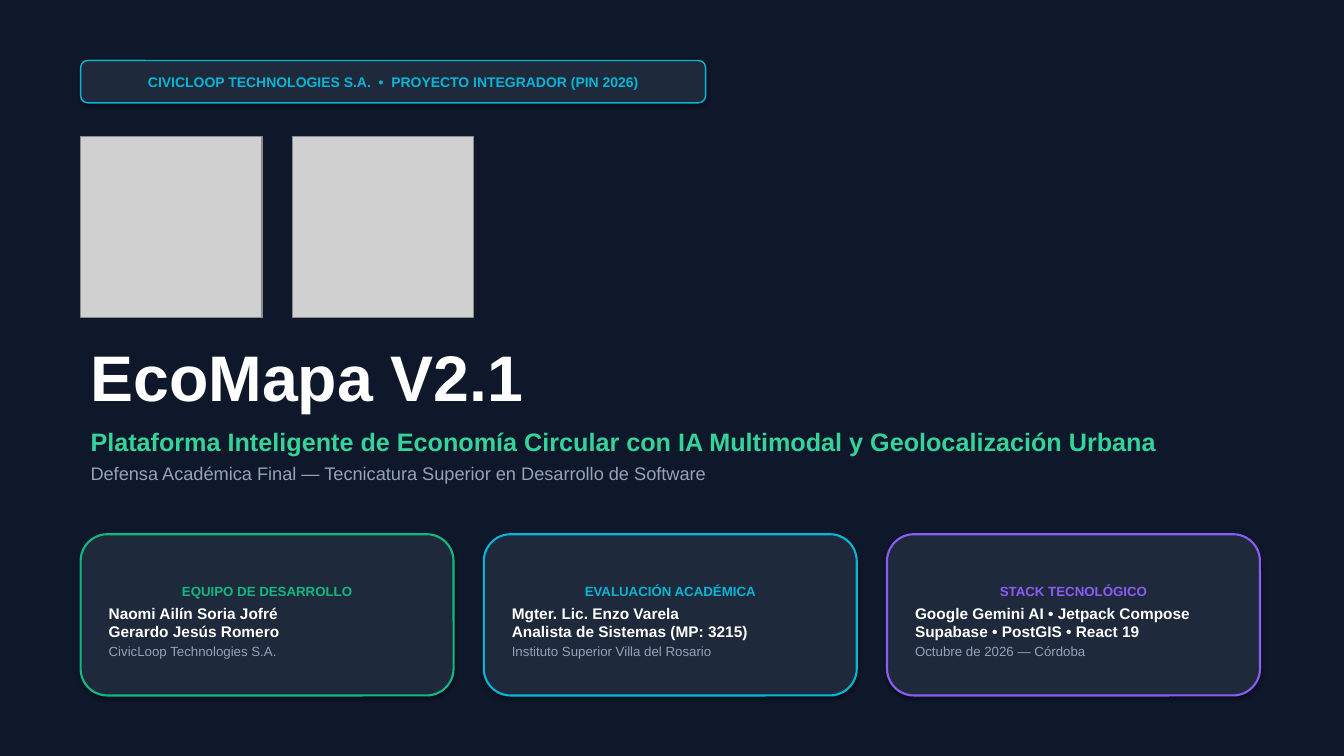
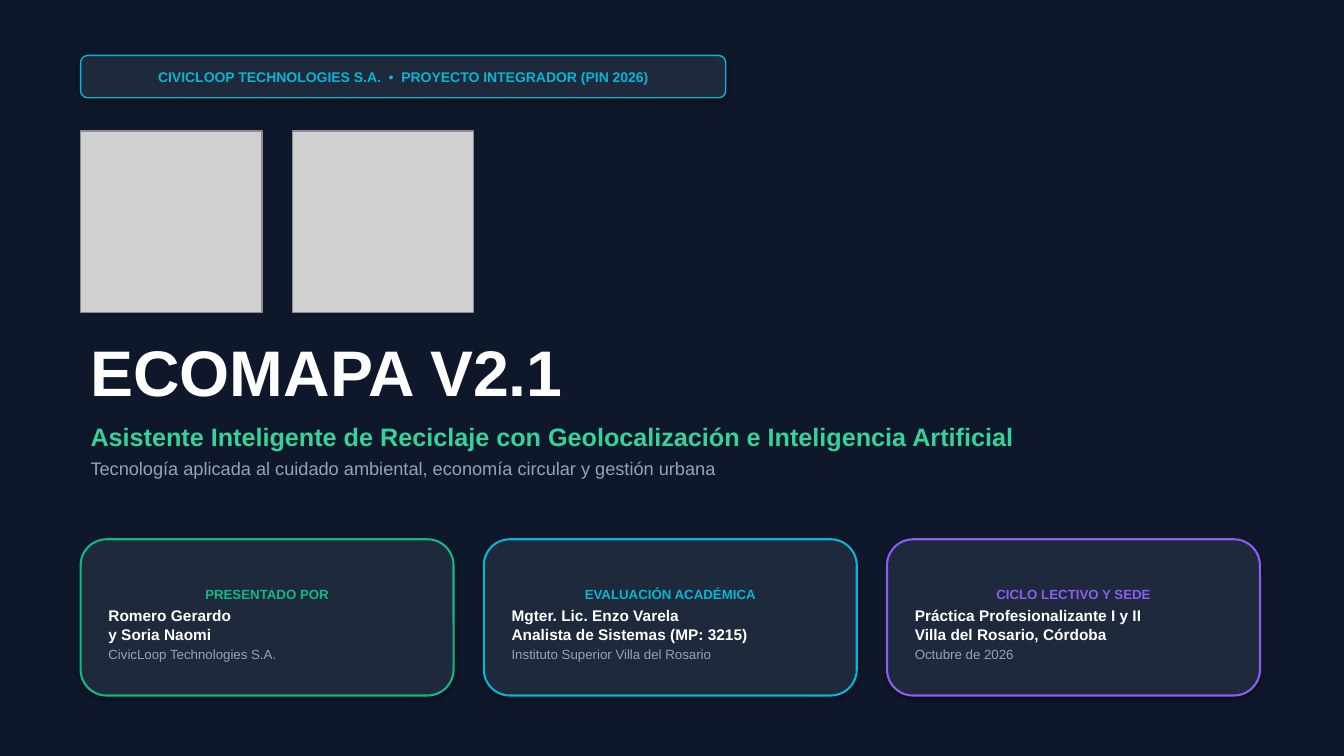
Before and after one commit to RomeroGerardo/EcoMapaLandinPage, a slide deck: slide 1 of Presentación - EcoMapa.pptx. Drawn at 1344x756 pixels with LibreOffice and Linux fonts; fonts in the diff are those of the drawing; grey boxes stand for pictures. Boxes give left, top, right and bottom in pixels: in the first picture for what was removed or moved away, otherwise in the second. Text is boxed around its words. In the diff, an @@ line names an element or a change of style, - is before the commit and + after.

```diff
--- a/Presentación - EcoMapa.pptx
+++ b/Presentación - EcoMapa.pptx
@@ rounded rectangle "CIVICLOOP TECHNOLOGIES S.A. • PROYECTO ...": place and size @@
-rounded rectangle "CIVICLOOP TECHNOLOGIES S.A. • PROYECTO ..." at (81, 60, 706, 103)
+rounded rectangle "CIVICLOOP TECHNOLOGIES S.A. • PROYECTO ..." at (81, 55, 726, 98)
@@ picture: place and size @@
-picture at (81, 136, 262, 318)
+picture at (81, 131, 262, 313)
@@ picture: place and size @@
-picture at (292, 136, 474, 318)
+picture at (292, 131, 474, 313)
@@ text at (91, 351, 1013, 479): text changed @@
-EcoMapa V2.1
-Plataforma Inteligente de Economía Circular con IA Multimodal y Geolocalización Urbana
-Defensa Académica Final — Tecnicatura Superior en Desarrollo de Software
+ECOMAPA V2.1
+Asistente Inteligente de Reciclaje con Geolocalización e Inteligencia Artificial
+Tecnología aplicada al cuidado ambiental, economía circular y gestión urbana
@@ rounded rectangle "PRESENTADO POR": place and size @@
-rounded rectangle "PRESENTADO POR" at (81, 534, 454, 696)
+rounded rectangle "PRESENTADO POR" at (81, 539, 454, 696)
@@ rounded rectangle "EVALUACIÓN ACADÉMICA": place and size @@
-rounded rectangle "EVALUACIÓN ACADÉMICA" at (484, 534, 857, 696)
+rounded rectangle "EVALUACIÓN ACADÉMICA" at (484, 539, 857, 696)
@@ rounded rectangle "CICLO LECTIVO Y SEDE": place and size @@
-rounded rectangle "CICLO LECTIVO Y SEDE" at (887, 534, 1260, 696)
+rounded rectangle "CICLO LECTIVO Y SEDE" at (887, 539, 1260, 696)
@@ text in rounded rectangle at (108, 590, 329, 643): text changed @@
-EQUIPO DE DESARROLLO
-Naomi Ailín Soria Jofré
-Gerardo Jesús Romero
+PRESENTADO POR
+Romero Gerardo
+y Soria Naomi
@@ text in rounded rectangle at (915, 589, 1150, 659): text changed @@
-STACK TECNOLÓGICO
-Google Gemini AI • Jetpack Compose
-Supabase • PostGIS • React 19
-Octubre de 2026 — Córdoba
+CICLO LECTIVO Y SEDE
+Práctica Profesionalizante I y II
+Villa del Rosario, Córdoba
+Octubre de 2026
```
Also in this commit, not shown: 6 other slides changed, 6 slides added, 6 slides removed, 1 other file.
